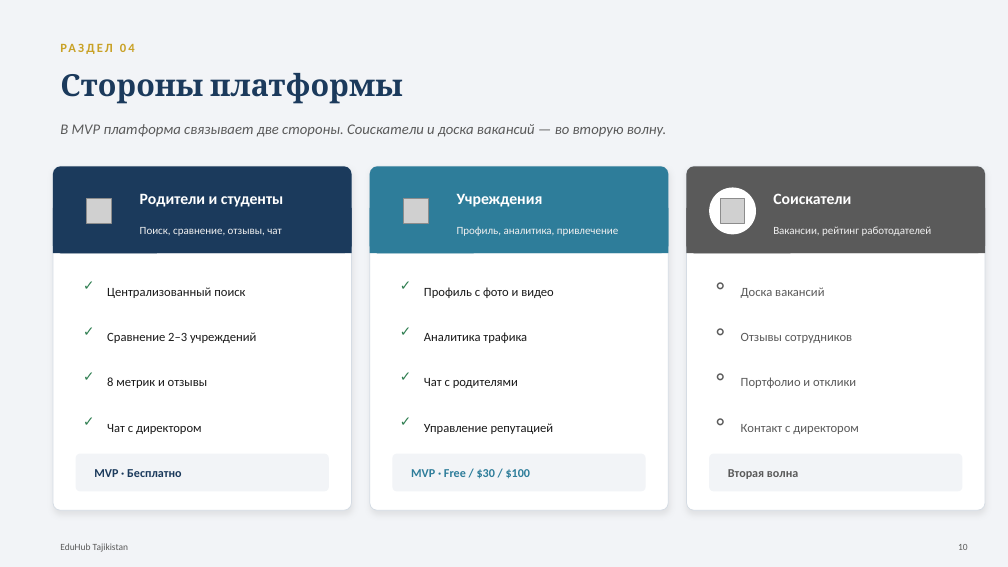
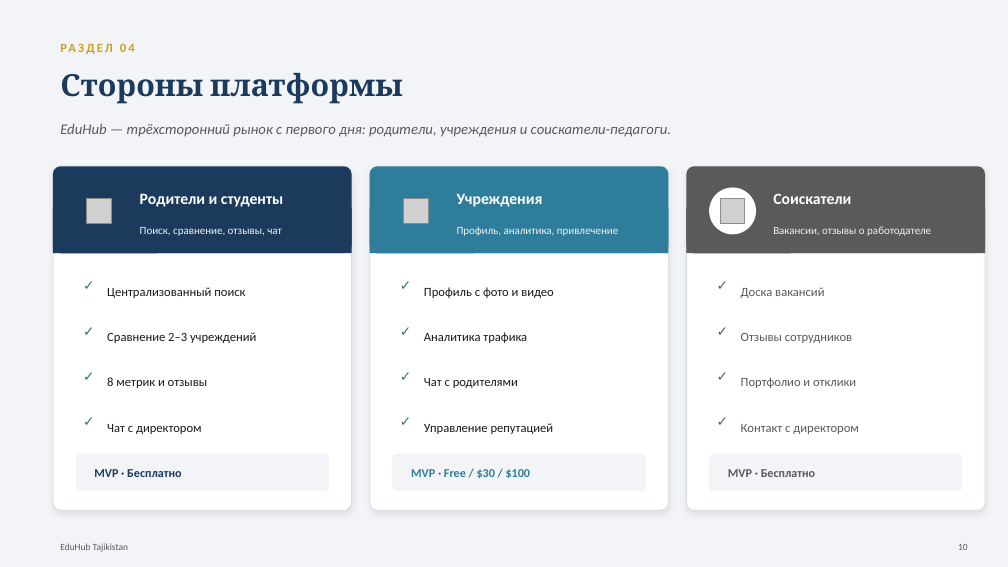
Before and after one commit to TajikEducation/eduhub, a slide deck: slide 10 of docs/EduHub_Presentation_Full_Pro.pptx. Drawn at 1008x567 pixels with LibreOffice and Linux fonts; fonts in the diff are those of the drawing; grey boxes stand for pictures. Boxes give left, top, right and bottom in pixels: in the first picture for what was removed or moved away, otherwise in the second. Text is boxed around its words. In the diff, an @@ line names an element or a change of style, - is before the commit and + after.

Commit message:
docs: promote job-seeker column to MVP status on pitch deck slide 10
Slide 10's third column (Соискатели: доска вакансий, отзывы
сотрудников, портфолио, чат) was already fully laid out but marked
"Вторая волна" with hollow-circle bullets, and the intro line said
"MVP связывает две стороны... доска вакансий во вторую волну" --
stale since the marketing-research SRS update moved the job board
into MVP (FR-36/37) well before this session, and today added
employer reviews (FR-41) on top of it.

No layout changes needed -- the column already existed at the right
size/position, just flipped to match the other two: checkmarks
instead of hollow circles, "MVP · Бесплатно" badge, and the intro
paragraph now states the three-sided market plainly. Subtitle
tightened to "отзывы о работодателе" to match FR-41's actual
terminology.

```diff
--- a/docs/EduHub_Presentation_Full_Pro.pptx
+++ b/docs/EduHub_Presentation_Full_Pro.pptx
@@ text at (60,124,671,137): text changed @@
-В MVP платформа связывает две стороны. Соискатели и доска вакансий — во вторую волну.
+EduHub — трёхсторонний рынок с первого дня: родители, учреждения и соискатели-педагоги.
@@ text at (773,226,931,236): text changed @@
-Вакансии, рейтинг работодателей
+Вакансии, отзывы о работодателе
@@ text at (709,272,736,299): text changed @@
-○
+✓
@@ text at (709,318,736,344): text changed @@
-○
+✓
@@ text at (709,363,736,389): text changed @@
-○
+✓
@@ text at (709,408,736,435): text changed @@
-○
+✓
@@ text at (728,469,815,477): text changed @@
-Вторая волна
+MVP · Бесплатно
```
